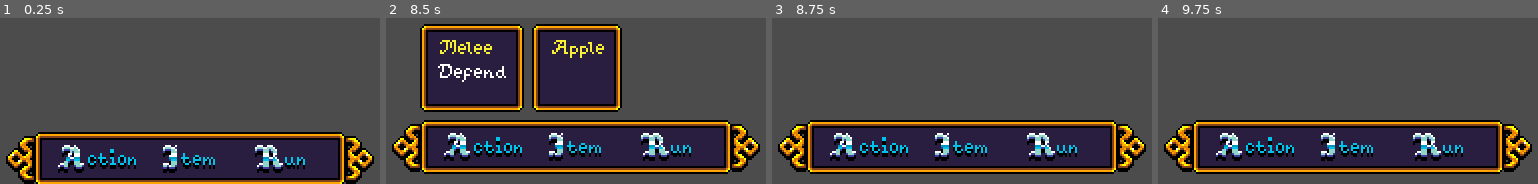
Above: before the commit, frames 1-4 (left to right).
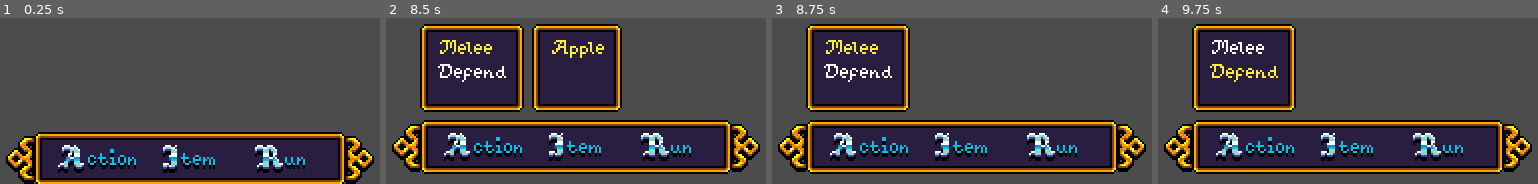
Above: after the commit, the same moments.

Repository: apiotrowski255/westwick
Game: Godot game, scene res://UI/BattleMenuManager.tscn
Same seed, same stepped clock (60 frames per second), same inputs: the game is played once before the commit and once after it. This scene is started directly instead of the project's main scene.
Inputs (mouse positions are in pixels of both pictures, inside the frame that each line leads up to):
- Up to frame 1 (0.25 s): no input
- Up to frame 2 (8.5 s): tap Enter (ui_accept) at 0.5, 0.77, 5.75, 6.02, 6.5, 7.25, 7.52, 8, 8.27 s; hold Right (ui_right) 0.53-1.25 s; click (484, 147) at 1.25 s; click (576, 147) at 2 s; click (667, 147) at 2.75 s; click "Melee" at 3.5 s; click "Defend" at 4.25 s; click "Apple" at 5 s; hold Down (ui_down) 5.78-6.53 s; hold Right (ui_right) 6.53-7.28 s; hold Up (ui_up) 7.28-8.03 s; hold Left (ui_left) from 8.03 s (still down)
- Up to frame 3 (8.75 s): keep holding Left (ui_left); tap Escape (ui_cancel) at 8.65 s
- Up to frame 4 (9.75 s): tap Enter (ui_accept) at 9.02, 9.5 s; release Left (ui_left) at 9.53 s; hold Down (ui_down) from 9.53 s (still down)

Frames 1-2 are identical in both runs. In frame 3, 14% of the frame differs, in the area x 8-37%, y 3-57%; in frame 4, 14%.

Commit message:
adding context menu

Diff:
--- a/UI/BattleMenuManager.gd
+++ b/UI/BattleMenuManager.gd
@@ -1,6 +1,8 @@
 extends Control
 
 var elizabethStats : PlayerClassStats = ReferenceStash.elizabethStats
+
+var uiStack := UIStack.new()
 
 onready var battle_menu: HBoxContainer = $"%BattleMenu"
 onready var action_list: PanelContainer = $"%ActionList"
@@ -9,29 +11,20 @@
 func _ready() -> void:
 	action_list.fill(elizabethStats.battle_actions)
 	item_list.fill(elizabethStats.inventory.items)
-	action_list.grab_focus()
 	yield(battle_menu.show_menu(), "completed")
-	battle_menu.grab_focus()
+	uiStack.push(battle_menu)
 
 func _unhandled_input(event: InputEvent) -> void:
 	if event.is_action_pressed("ui_cancel"):
-		action_list.release_focus()
-		item_list.release_focus()
-		action_list.hide()
-		item_list.hide()
-		battle_menu.grab_focus()
+		uiStack.pop()
 
 
 func _on_BattleMenu_menu_option_selected(option : int) -> void:
 	match option:
 		BattleMenu.ACTION: # could also use battle_menu.ACTION
-			battle_menu.release_focus()
-			action_list.show()
-			action_list.grab_focus()
+			uiStack.push(action_list)
 		BattleMenu.ITEM:
-			battle_menu.release_focus()
-			item_list.show()
-			item_list.grab_focus()
+			uiStack.push(item_list)
 
 
 func _on_ActionList_resource_selected(resource : BattleAction) -> void:
--- /dev/null
+++ b/UI/ContextMenu.gd
@@ -0,0 +1,16 @@
+extends FocusMenu
+class_name ContextMenu
+
+enum {
+	USE,
+	INFO
+}
+
+signal option_selected(option)
+
+func _on_UseButton_button_down() -> void:
+	emit_signal("option_selected", USE)
+
+
+func _on_InfoButton_button_down() -> void:
+	emit_signal("option_selected", INFO)
--- /dev/null
+++ b/UI/ContextMenu.tscn
@@ -0,0 +1,42 @@
+[gd_scene load_steps=4 format=2]
+
+[ext_resource path="res://UI/ContextMenu.gd" type="Script" id=1]
+[ext_resource path="res://UI/DefaultTheme.tres" type="Theme" id=2]
+[ext_resource path="res://UI/ParentButton.tscn" type="PackedScene" id=3]
+
+[node name="ContextMenu" type="PanelContainer"]
+margin_right = 14.0
+margin_bottom = 14.0
+theme = ExtResource( 2 )
+script = ExtResource( 1 )
+focus_nodes = [ NodePath("MarginContainer/VBoxContainer/UseButton"), NodePath("MarginContainer/VBoxContainer/InfoButton") ]
+
+[node name="MarginContainer" type="MarginContainer" parent="."]
+margin_left = 4.0
+margin_top = 4.0
+margin_right = 33.0
+margin_bottom = 38.0
+custom_constants/margin_right = 4
+custom_constants/margin_top = 4
+custom_constants/margin_left = 6
+custom_constants/margin_bottom = 4
+
+[node name="VBoxContainer" type="VBoxContainer" parent="MarginContainer"]
+margin_left = 6.0
+margin_top = 4.0
+margin_right = 25.0
+margin_bottom = 30.0
+
+[node name="UseButton" parent="MarginContainer/VBoxContainer" instance=ExtResource( 3 )]
+margin_right = 19.0
+margin_bottom = 11.0
+text = "Use"
+
+[node name="InfoButton" parent="MarginContainer/VBoxContainer" instance=ExtResource( 3 )]
+margin_top = 15.0
+margin_right = 19.0
+margin_bottom = 26.0
+text = "Info"
+
+[connection signal="button_down" from="MarginContainer/VBoxContainer/UseButton" to="." method="_on_UseButton_button_down"]
+[connection signal="button_down" from="MarginContainer/VBoxContainer/InfoButton" to="." method="_on_InfoButton_button_down"]
--- a/project.godot
+++ b/project.godot
@@ -48,6 +48,11 @@
 "class": "ClassStats",
 "language": "GDScript",
 "path": "res://ClassStats/ClassStats.gd"
+}, {
+"base": "FocusMenu",
+"class": "ContextMenu",
+"language": "GDScript",
+"path": "res://UI/ContextMenu.gd"
 }, {
 "base": "BattleAction",
 "class": "DamageBattleAction",
@@ -123,6 +128,7 @@
 "BattleUnit": "",
 "Character": "",
 "ClassStats": "",
+"ContextMenu": "",
 "DamageBattleAction": "",
 "FocusMenu": "",
 "Interactable": "",
